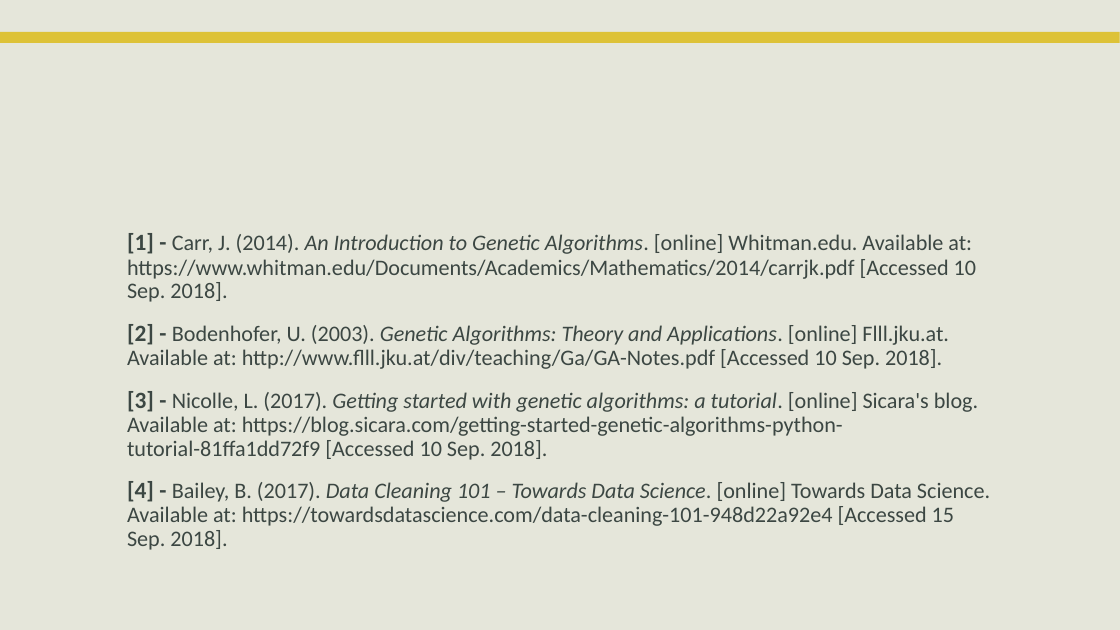
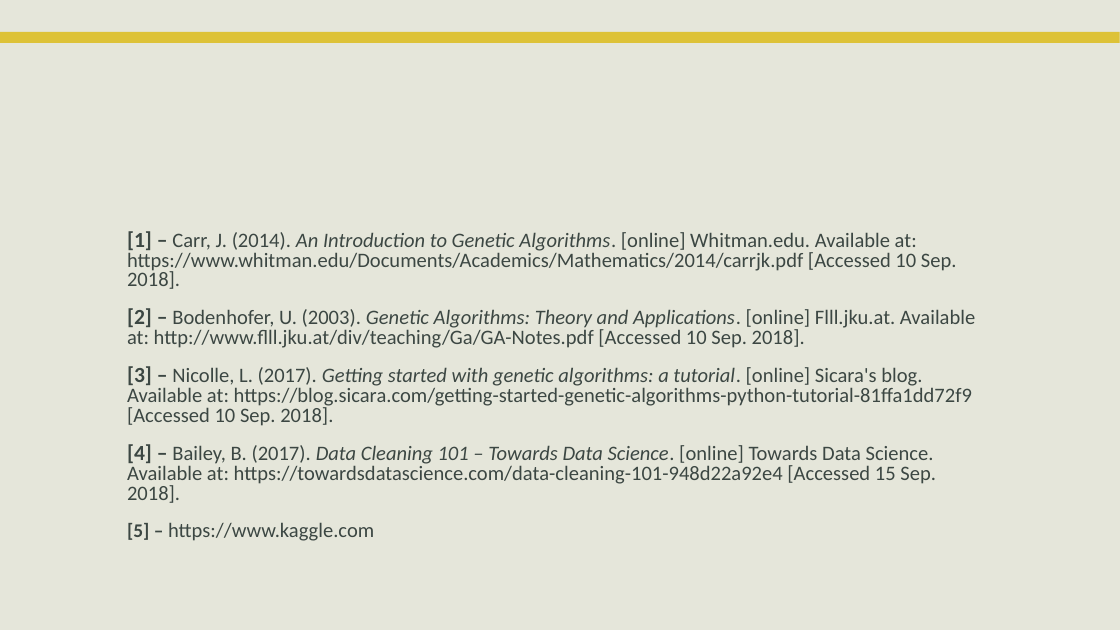
Before and after one commit to PhilipCastiglione/SIT215_PBL4, a slide deck: slide 12 of PST4 Genetic Algorithms.pptx. Drawn at 1120x630 pixels with LibreOffice and Linux fonts; fonts in the diff are those of the drawing; background and template pictures are left out. Boxes give left, top, right and bottom in pixels: in the first picture for what was removed or moved away, otherwise in the second. Text is boxed around its words. In the diff, an @@ line names an element or a change of style, - is before the commit and + after.

```diff
--- a/PST4 Genetic Algorithms.pptx
+++ b/PST4 Genetic Algorithms.pptx
@@ text at (127,231,975,541): text changed; size 19 to 17.6 pt @@
-[1] - Carr, J. (2014). An Introduction to Genetic Algorithms. [online] Whitman.edu. Available at: https://www.whitman.edu/Documents/Academics/Mathematics/2014/carrjk.pdf [Accessed 10 Sep. 2018].
-[2] - Bodenhofer, U. (2003). Genetic Algorithms: Theory and Applications. [online] Flll.jku.at. Available at: http://www.flll.jku.at/div/teaching/Ga/GA-Notes.pdf [Accessed 10 Sep. 2018].
-[3] - Nicolle, L. (2017). Getting started with genetic algorithms: a tutorial. [online] Sicara's blog. Available at: https://blog.sicara.com/getting-started-genetic-algorithms-python-tutorial-81ffa1dd72f9 [Accessed 10 Sep. 2018].
-[4] - Bailey, B. (2017). Data Cleaning 101 – Towards Data Science. [online] Towards Data Science. Available at: https://towardsdatascience.com/data-cleaning-101-948d22a92e4 [Accessed 15 Sep. 2018].
+[1] – Carr, J. (2014). An Introduction to Genetic Algorithms. [online] Whitman.edu. Available at: https://www.whitman.edu/Documents/Academics/Mathematics/2014/carrjk.pdf [Accessed 10 Sep. 2018].
+[2] – Bodenhofer, U. (2003). Genetic Algorithms: Theory and Applications. [online] Flll.jku.at. Available at: http://www.flll.jku.at/div/teaching/Ga/GA-Notes.pdf [Accessed 10 Sep. 2018].
+[3] – Nicolle, L. (2017). Getting started with genetic algorithms: a tutorial. [online] Sicara's blog. Available at: https://blog.sicara.com/getting-started-genetic-algorithms-python-tutorial-81ffa1dd72f9 [Accessed 10 Sep. 2018].
+[4] – Bailey, B. (2017). Data Cleaning 101 – Towards Data Science. [online] Towards Data Science. Available at: https://towardsdatascience.com/data-cleaning-101-948d22a92e4 [Accessed 15 Sep. 2018].
+[5] – https://www.kaggle.com
```
Also in this commit, not shown: 1 other slide changed.
